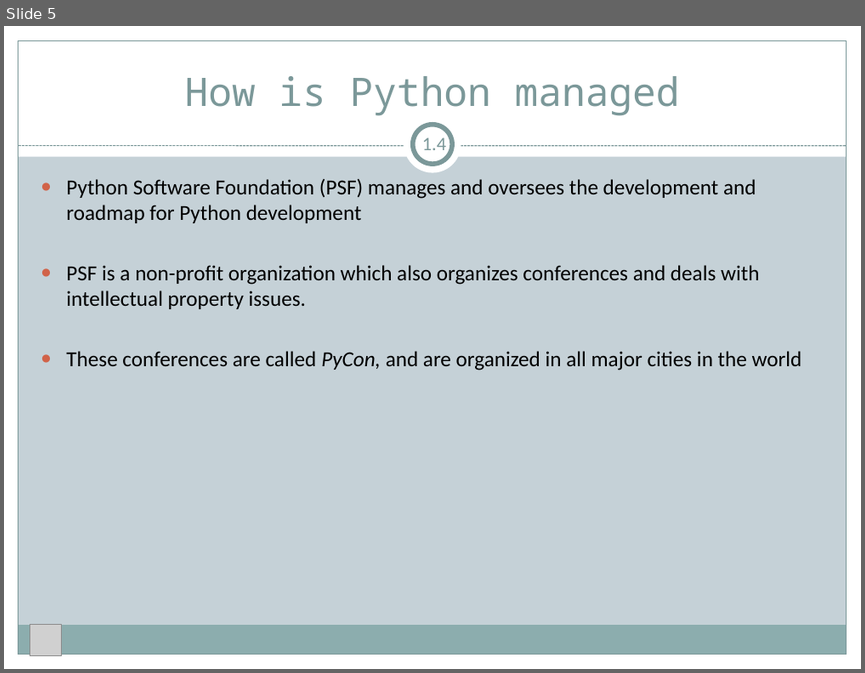
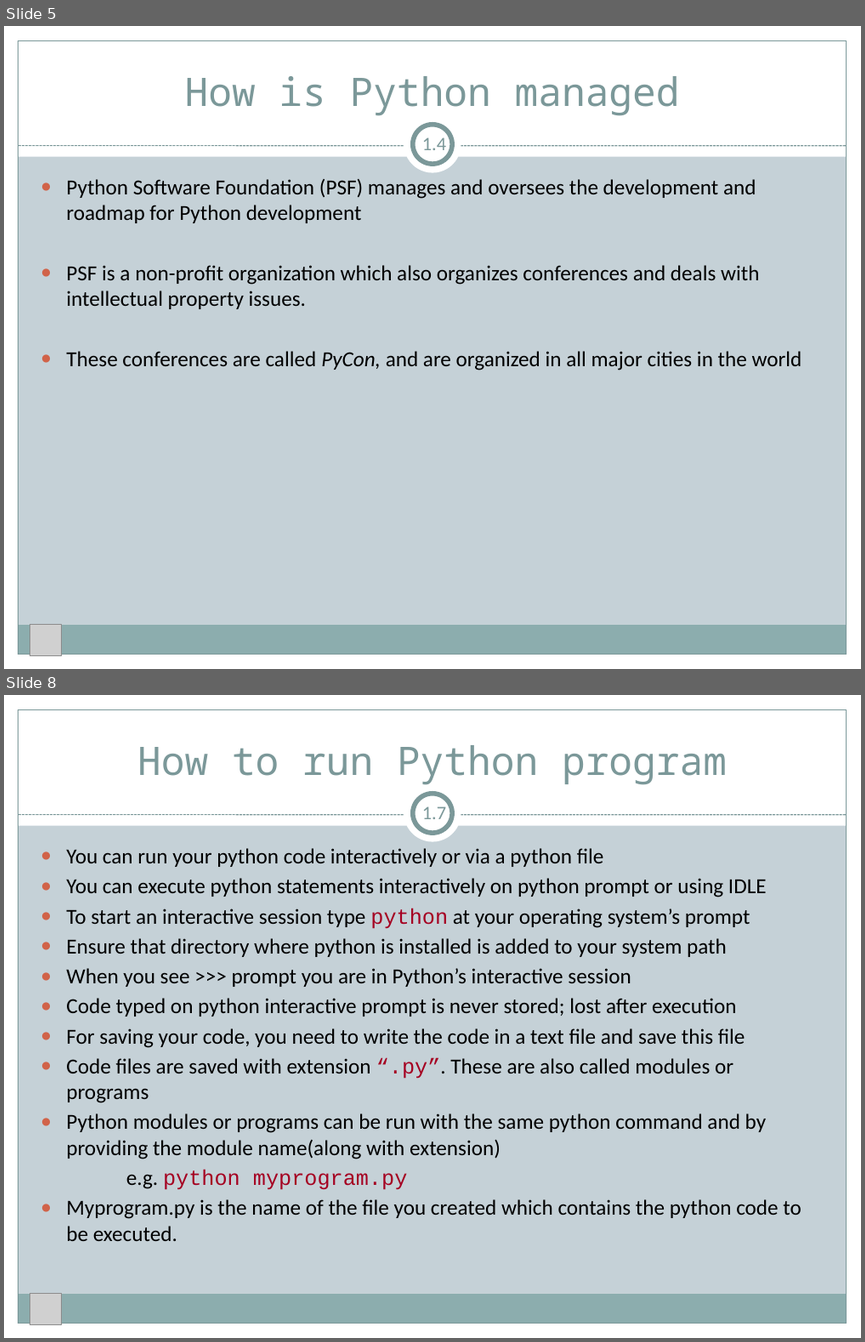
Before and after one commit to quantfineart/Fundamental-Python-Tutorial, a slide deck: Python Fundamentals.pptx. Shown one above the other, each under a label of ours: slide 5 before the commit, slides 5 and 8 after it; the slides between them are not shown. The pictures are 865x673 and 865x1342 pixels, drawn with LibreOffice and Linux fonts; fonts in the diff are those of the drawing; grey boxes stand for pictures. Boxes give left, top, right and bottom in pixels: in the first picture for what was removed or moved away, otherwise in the second. Text is boxed around its words. In the diff, an @@ line names an element or a change of style, - is before the commit and + after.

```diff
--- a/Python Fundamentals.pptx
+++ b/Python Fundamentals.pptx
@@ slide 8 added at [4, 695, 861, 1338], background #C5D1D7; not listed: 9 template elements that a slide beside it also shows @@
@@ title added at [137, 745, 726, 784], 33 pt, text #7C999A @@
+How to run Python program
@@ text added at [422, 806, 446, 819], 16 pt, text #7C999A @@
+1.7
@@ text added at [66, 848, 800, 1241], 18 pt, text #000000 @@
+● You can run your python code interactively or via a python file
+● You can execute python statements interactively on python prompt or using IDLE
+● To start an interactive session type python at your operating system’s prompt
+● Ensure that directory where python is installed is added to your system path
+● When you see >>> prompt you are in Python’s interactive session
+● Code typed on python interactive prompt is never stored; lost after execution
+● For saving your code, you need to write the code in a text file and save this file
+● Code files are saved with extension “.py”. These are also called modules or programs
+● Python modules or programs can be run with the same python command and by providing the module name(along with extension)
+e.g. python myprogram.py
+● Myprogram.py is the name of the file you created which contains the python code to be executed.
@@ picture added at [30, 1293, 62, 1324] @@
```
Also in this commit, not shown: 3 slides changed, 4 other slides added.
